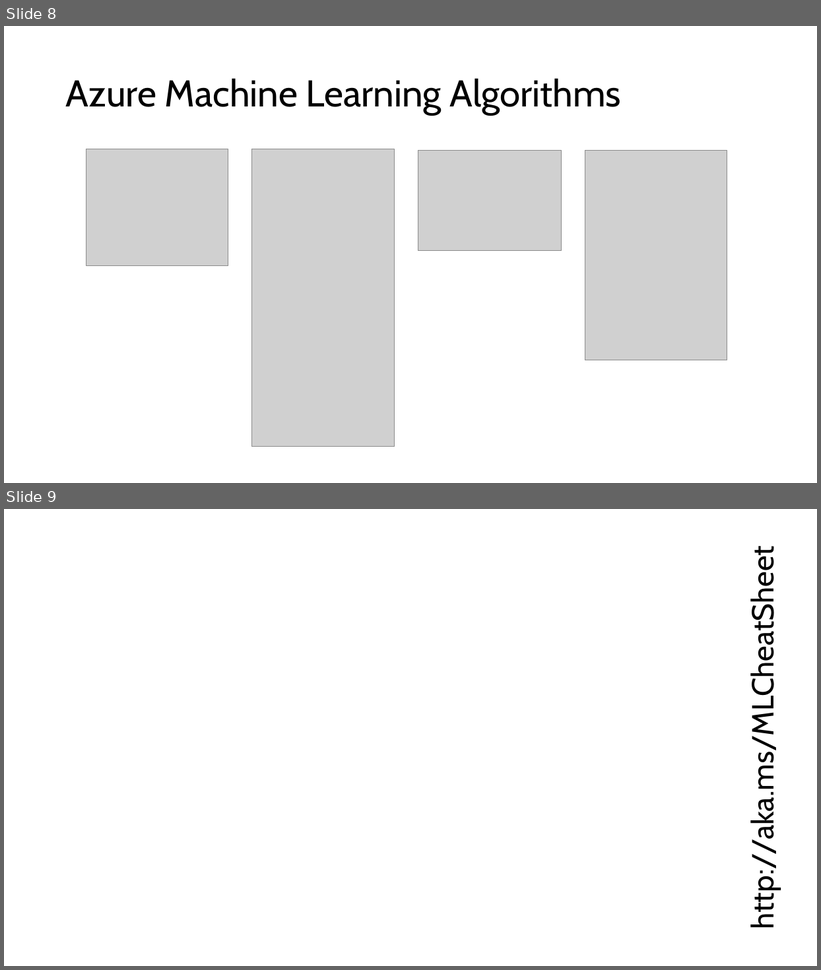
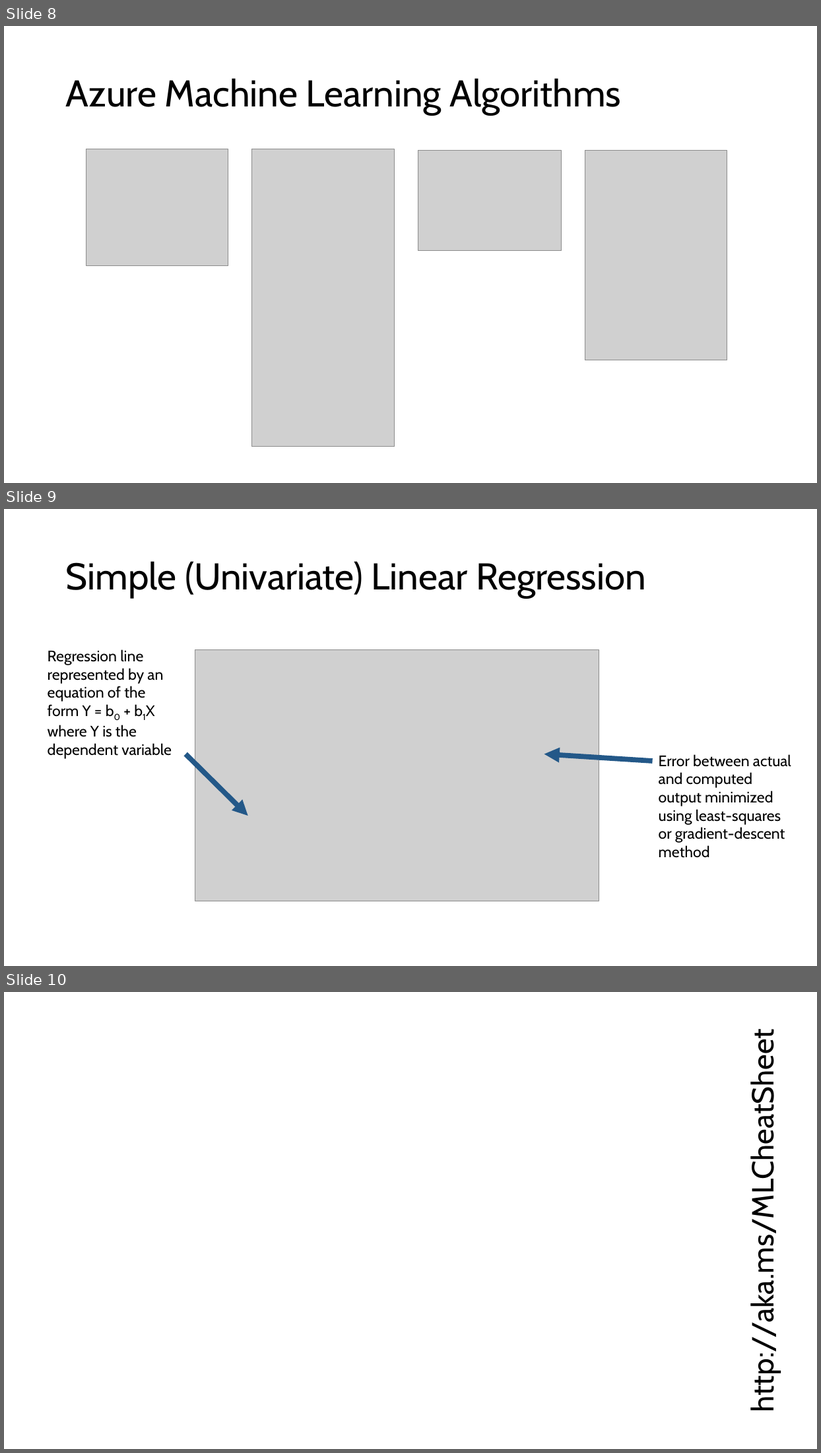
Before and after one commit to microsoft/AcademicContent, a slide deck: Workshop/Content/4. Machine Learning/Azure Machine Learning.pptx. Shown one above the other, each under a label of ours: slides 8 and 9 before the commit, slides 8, 9 and 10 after it. The pictures are 821x970 and 821x1453 pixels, drawn with LibreOffice and Linux fonts; fonts in the diff are those of the drawing; grey boxes stand for pictures; background and template pictures are left out. Boxes give left, top, right and bottom in pixels: in the first picture for what was removed or moved away, otherwise in the second. Text is boxed around its words. In the diff, an @@ line names an element or a change of style, - is before the commit and + after.

Commit message:
Updated ML slides

```diff
--- a/Workshop/Content/4. Machine Learning/Azure Machine Learning.pptx
+++ b/Workshop/Content/4. Machine Learning/Azure Machine Learning.pptx
@@ slide 9 added at [4,509,817,966], background #FFFFFF @@
@@ title added at [66,561,646,598], 44 pt, text #000000 @@
+Simple (Univariate) Linear Regression
@@ text added at [48,650,172,759], 18 pt, text #000000 @@
+Regression line represented by an equation of the form Y = b0 + b1X where Y is the dependent variable
@@ picture added at [195,650,599,901] @@
@@ arrow added from (186, 755) to (248, 816), #235888 6 pt @@
@@ arrow added from (652, 761) to (545, 755), #235888 6 pt @@
@@ text added at [659,755,791,858], 18 pt, text #000000 @@
+Error between actual and computed output minimized using least-squares or gradient-descent method
@@ what was slide 9 is now slide 10 @@
```
